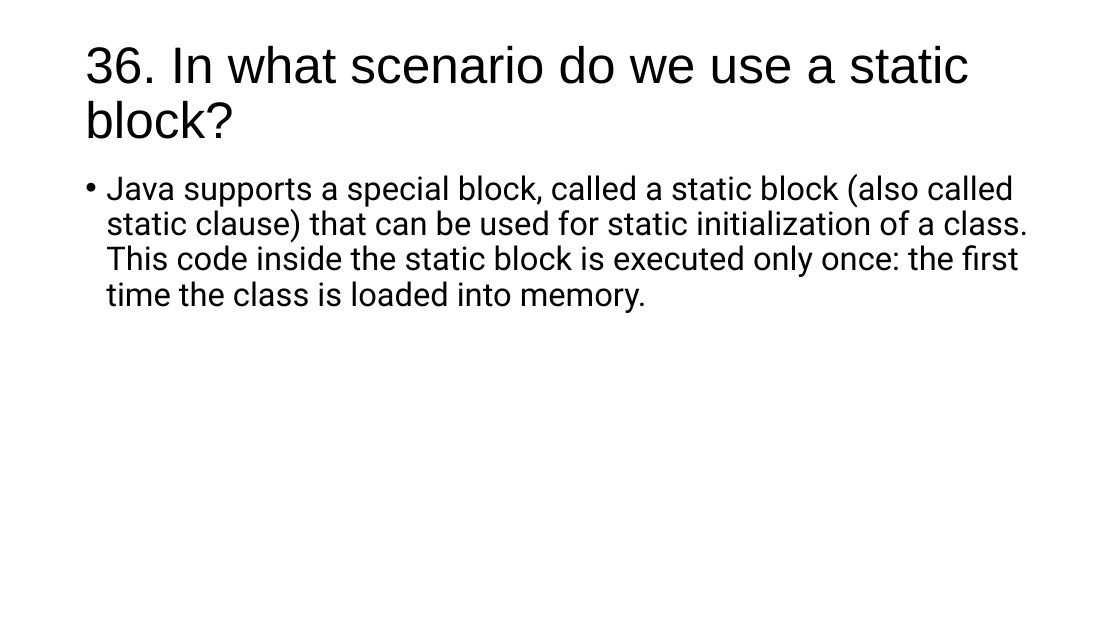
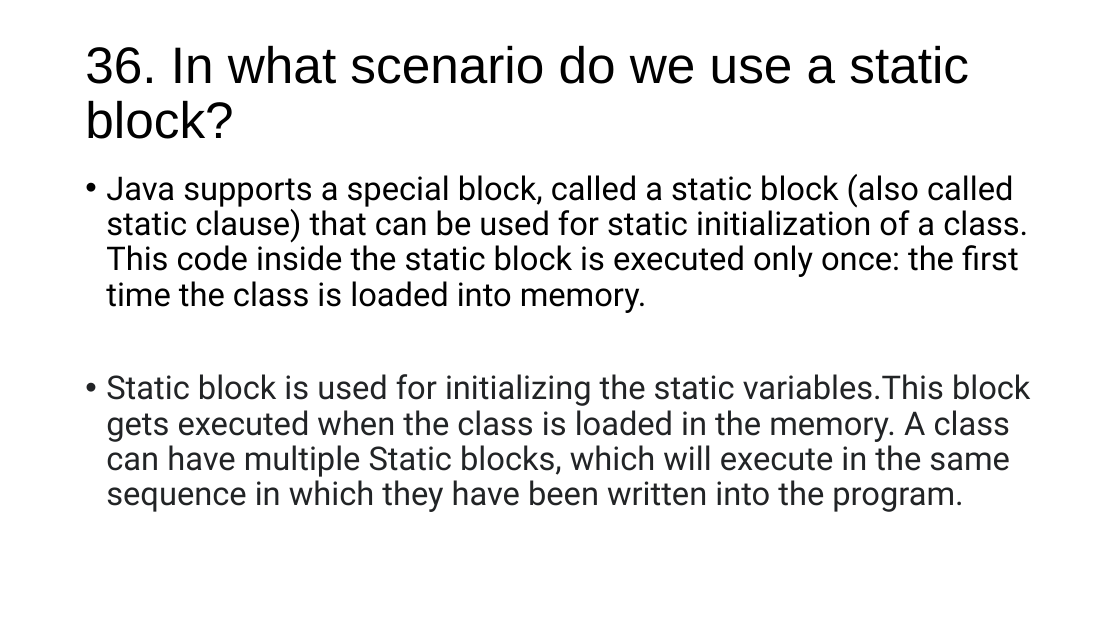
Before and after one commit to Marvioo/Cogent, a slide deck: slide 4 of Java Basics/Java Basics 4.pptx. Drawn at 1120x630 pixels with LibreOffice and Linux fonts; fonts in the diff are those of the drawing. Boxes give left, top, right and bottom in pixels: in the first picture for what was removed or moved away, otherwise in the second. Text is boxed around its words. In the diff, an @@ line names an element or a change of style, - is before the commit and + after.

```diff
--- a/Java Basics/Java Basics 4.pptx
+++ b/Java Basics/Java Basics 4.pptx
@@ text at bbox=[106, 374, 1030, 512]: paragraph added @@
+• Static block is used for initializing the static variables.This block gets executed when the class is loaded in the memory. A class can have multiple Static blocks, which will execute in the same sequence in which they have been written into the program.
```
Also in this commit, not shown: 3 other slides changed, 7 other files.
